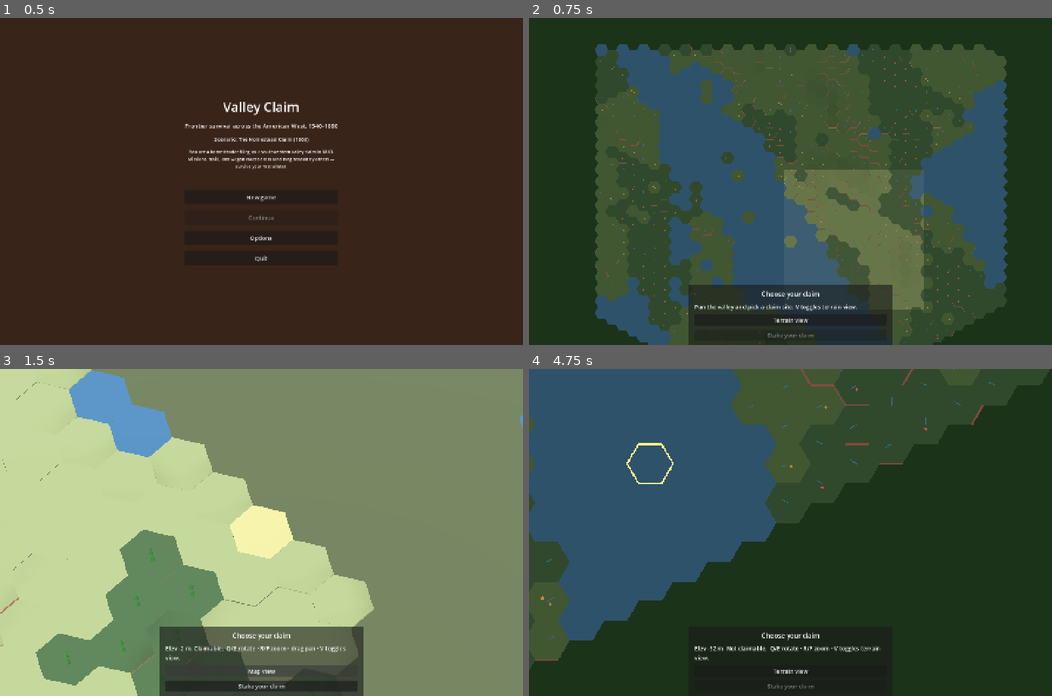
Above: before the commit, frames 1-4 (two rows, left to right).
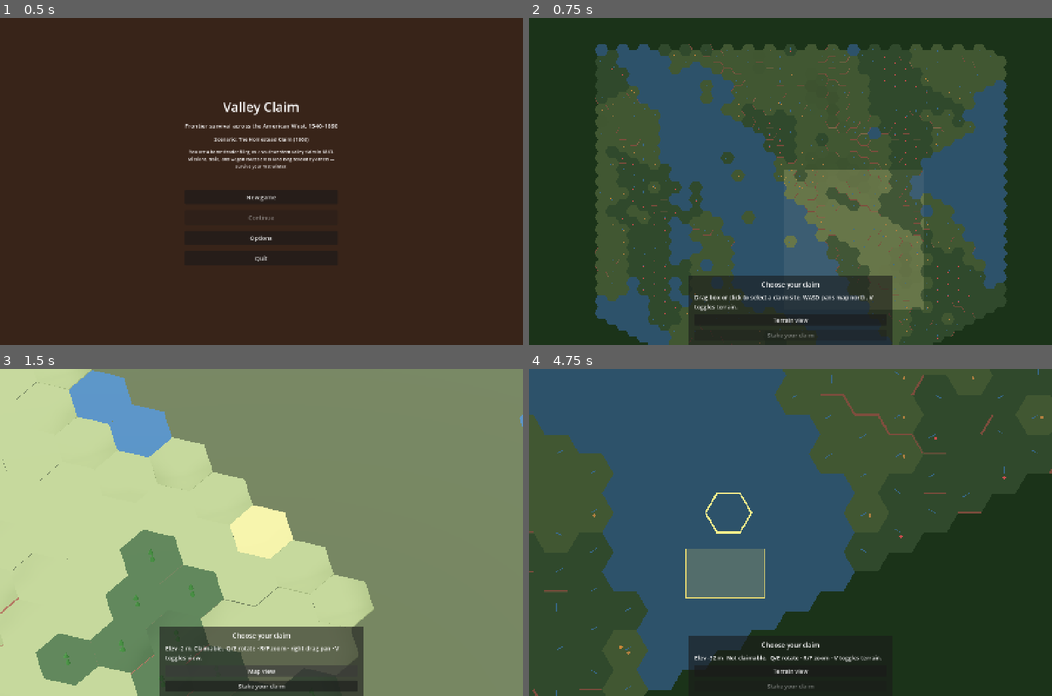
Above: after the commit, the same moments.

Repository: DecisionNerd/godot-hex-sim-1
Game: Godot game, scene res://scenes/start.tscn
Two runs of this game, one before a commit and one after it. Both use one fixed random seed, a clock stepped at 60 frames per second and the inputs below.
Inputs (mouse positions are in pixels of both pictures, inside the frame that each line leads up to):
- Up to frame 1 (0.5 s): no input
- Up to frame 2 (0.75 s): click "New game" at 0.5 s
- Up to frame 3 (1.5 s): click "Terrain view" at 1.25 s
- Up to frame 4 (4.75 s): click "Map view" at 2 s; click "Stake your claim" at 2.75 s; tap Enter at 3.5 s; move the mouse to (905, 516) at 3.52 s; hold D (move_right) 3.53-4.25 s; hold Space (end_turn) 3.53-4.25 s; click (905, 516) at 3.67 s; drag from (685, 548) to (764, 597) at 4.27 s

Frame 1 is identical in both runs. In frame 2, 1.8% of the frame differs, in the area x 30-70%, y 78-90%; in frame 3, 0.2%; in frame 4, 29%, in the area x 0-100%, y 0-100%.

Commit message:
Refactor selection mechanics and UI interactions in game and settlement scripts. Introduce multi-hex selection with a marquee for improved user experience. Update plot overlay and terrain view to support multiple selected hexes, enhancing gameplay functionality and visual feedback.

Diff:
--- a/scripts/game/game.gd
+++ b/scripts/game/game.gd
@@ -39,13 +39,15 @@
 @onready var game_over_panel: PanelContainer = $UI/GameOverPanel
 
 var selected_hex: Vector2i = Vector2i.ZERO
+var selected_hexes: Array[Vector2i] = []
 var view_mode: ViewMode = ViewMode.MAP
 var _ui_update_queued := false
 var _overlay_refresh_queued := false
-var _pointer_dragging := false
-var _pointer_panned := false
+var _select_dragging := false
+var _pan_dragging := false
 var _pointer_press_screen := Vector2.ZERO
 var _drag_last_screen := Vector2.ZERO
+var _marquee: Control
 const MIN_ZOOM := 0.05
 const MAX_ZOOM := 1.6
 const TERRAIN_MIN_ZOOM := 0.35
@@ -68,17 +70,25 @@
 	TurnManager.begin_game_scene()
 	SceneRouter.entering_new_game = false
 	selected_hex = GameState.home_hex
+	selected_hexes = [selected_hex]
 	plot_overlay.setup(tile_map, camera)
-	plot_overlay.set_selected(selected_hex)
+	plot_overlay.set_selected_hexes(selected_hexes)
 	terrain_view.setup(camera)
 	terrain_view.set_map_rotation(map_rotation_deg)
-	terrain_view.set_selected(selected_hex)
+	terrain_view.set_selected_hexes(selected_hexes)
 	map_renderer.setup(tile_map, camera)
 	camera.position = GameState.map_to_world(selected_hex)
 	_set_zoom(_default_camera_zoom())
 	_apply_view_mode()
 	_refresh_game_over_ui()
-	_request_ui_update(true)
+	_setup_selection_marquee()
+	_request_ui_update(true)
+
+
+func _setup_selection_marquee() -> void:
+	_marquee = preload("res://scripts/ui/selection_marquee.gd").new()
+	$UI.add_child(_marquee)
+	_marquee.z_index = 50
 
 
 func _process(delta: float) -> void:
@@ -86,14 +96,14 @@
 		return
 	var pan := Input.get_vector(&"move_left", &"move_right", &"move_up", &"move_down")
 	if pan != Vector2.ZERO:
-		_pan_camera(pan.rotated(camera.rotation) * PAN_SPEED * delta)
-	if _pointer_dragging:
+		_pan_camera_world(pan * PAN_SPEED * delta)
+	if _pan_dragging:
 		var screen_pos := get_viewport().get_mouse_position()
-		if not _pointer_panned and screen_pos.distance_to(_pointer_press_screen) >= DRAG_THRESHOLD:
-			_pointer_panned = true
-		if _pointer_panned:
-			_pan_camera(screen_pos - _drag_last_screen)
+		_pan_camera_screen(screen_pos - _drag_last_screen)
 		_drag_last_screen = screen_pos
+	if _select_dragging:
+		var screen_pos := get_viewport().get_mouse_position()
+		_marquee.set_marquee(_pointer_press_screen, screen_pos)
 
 
 func _exit_tree() -> void:
@@ -247,16 +257,16 @@
 	if event is InputEventMouseButton:
 		var mouse_event := event as InputEventMouseButton
 		if not mouse_event.pressed:
-			if mouse_event.button_index == MOUSE_BUTTON_LEFT and _pointer_dragging and not _pointer_panned:
-				_try_select_at_mouse()
-			_pointer_dragging = false
-			_pointer_panned = false
+			if mouse_event.button_index == MOUSE_BUTTON_LEFT and _select_dragging:
+				_finish_select_drag()
+			if mouse_event.button_index in [MOUSE_BUTTON_MIDDLE, MOUSE_BUTTON_RIGHT]:
+				_pan_dragging = false
 	if _is_pointer_over_ui():
 		return
 	if event is InputEventMouseButton:
 		_handle_mouse_button(event as InputEventMouseButton)
 	elif event is InputEventPanGesture:
-		_pan_camera(-(event as InputEventPanGesture).delta)
+		_pan_camera_screen(-(event as InputEventPanGesture).delta)
 		get_viewport().set_input_as_handled()
 
 
@@ -270,13 +280,26 @@
 
 func _handle_mouse_button(mouse_event: InputEventMouseButton) -> void:
 	match mouse_event.button_index:
-		MOUSE_BUTTON_LEFT, MOUSE_BUTTON_MIDDLE, MOUSE_BUTTON_RIGHT:
+		MOUSE_BUTTON_LEFT:
 			if mouse_event.pressed:
-				_pointer_dragging = true
-				_pointer_panned = false
+				_select_dragging = true
 				_pointer_press_screen = get_viewport().get_mouse_position()
-				_drag_last_screen = _pointer_press_screen
 			get_viewport().set_input_as_handled()
+		MOUSE_BUTTON_MIDDLE, MOUSE_BUTTON_RIGHT:
+			if mouse_event.pressed:
+				_pan_dragging = true
+				_drag_last_screen = get_viewport().get_mouse_position()
+			get_viewport().set_input_as_handled()
+
+
+func _finish_select_drag() -> void:
+	_select_dragging = false
+	_marquee.clear_marquee()
+	var release_pos := get_viewport().get_mouse_position()
+	if release_pos.distance_to(_pointer_press_screen) < DRAG_THRESHOLD:
+		_try_select_at_mouse()
+		return
+	_select_hexes_in_screen_rect(Rect2(_pointer_press_screen, release_pos - _pointer_press_screen))
 
 
 func _is_pointer_over_ui() -> bool:
@@ -307,10 +330,17 @@
 	return 1.0
 
 
-func _pan_camera(screen_offset: Vector2) -> void:
+func _pan_camera_screen(screen_offset: Vector2) -> void:
 	if screen_offset == Vector2.ZERO:
 		return
 	camera.position += screen_offset.rotated(camera.rotation) / camera.zoom.x
+	_refresh_world_view()
+
+
+func _pan_camera_world(world_offset: Vector2) -> void:
+	if world_offset == Vector2.ZERO:
+		return
+	camera.position += world_offset / camera.zoom.x
 	_refresh_world_view()
 
 
@@ -383,24 +413,67 @@
 	return HexGrid.local_to_map(world_pos)
 
 
+func _set_selection(hexes: Array[Vector2i]) -> void:
+	selected_hexes = hexes
+	selected_hex = hexes[0] if hexes.size() > 0 else Vector2i.ZERO
+	plot_overlay.set_selected_hexes(selected_hexes)
+	terrain_view.set_selected_hexes(selected_hexes)
+	_request_ui_update()
+
+
+func _hex_world_position(coords: Vector2i) -> Vector2:
+	if view_mode == ViewMode.TERRAIN:
+		return TerrainLayout.planar_position(coords)
+	return GameState.map_to_world(coords)
+
+
+func _screen_rect_to_world(screen_rect: Rect2) -> Rect2:
+	var inv := get_viewport().get_canvas_transform().affine_inverse()
+	var a: Vector2 = inv * screen_rect.position
+	var b: Vector2 = inv * screen_rect.end
+	return Rect2(Vector2(minf(a.x, b.x), minf(a.y, b.y)), Vector2(absf(b.x - a.x), absf(b.y - a.y)))
+
+
+func _select_hexes_in_screen_rect(screen_rect: Rect2) -> void:
+	if GameState.hex_sim == null:
+		return
+	var world_rect := _screen_rect_to_world(screen_rect)
+	var found: Array[Vector2i] = []
+	for coords in GameState.hex_sim.hexes:
+		if world_rect.has_point(_hex_world_position(coords)):
+			found.append(coords)
+	if found.is_empty():
+		hint_label.text = "No hexes in that area."
+		return
+	_set_selection(found)
+
+
 func _try_select_at_mouse() -> void:
 	var target := _mouse_map_coords()
 	if target == Vector2i(999999, 999999) or not GameState.hex_sim.hexes.has(target):
 		hint_label.text = "Click a hex in the valley."
 		return
-	selected_hex = target
-	plot_overlay.set_selected(target)
-	terrain_view.set_selected(target)
-	_request_ui_update()
+	_set_selection([target])
 
 
 func _assign(type: String, crop_id: String = "") -> void:
-	var result: String = GameState.assign_order(selected_hex, type, crop_id)
-	if result != "ok":
-		hint_label.text = result
-	else:
-		var label := GameState.order_label(selected_hex)
-		hint_label.text = "Marked this hex: %s. Press Work day to send labor." % label
+	if selected_hexes.is_empty():
+		hint_label.text = "Select hexes first (click or drag a box)."
+		return
+	var ok_count := 0
+	var last_error := ""
+	for coords in selected_hexes:
+		var result: String = GameState.assign_order(coords, type, crop_id)
+		if result == "ok":
+			ok_count += 1
+		else:
+			last_error = result
+	if ok_count == 0:
+		hint_label.text = last_error if not last_error.is_empty() else "Could not assign chore."
+	elif ok_count == 1:
+		hint_label.text = "Marked 1 hex. Press Work day to send labor."
+	else:
+		hint_label.text = "Marked %d hexes. Press Work day to send labor." % ok_count
 	_request_ui_update(true)
 
 
@@ -425,17 +498,33 @@
 
 
 func _on_clear_wood() -> void:
-	if GameState.can_clear_wood(selected_hex):
-		var result := GameState.try_chop_firewood(selected_hex)
-		hint_label.text = "Chopped firewood." if result == "ok" else result
-	else:
-		_assign("field")
+	var chopped := 0
+	for coords in selected_hexes:
+		if GameState.can_clear_wood(coords):
+			if GameState.try_chop_firewood(coords) == "ok":
+				chopped += 1
+	if chopped > 0:
+		hint_label.text = "Chopped firewood on %d hex." % chopped if chopped == 1 else "Chopped firewood on %d hexes." % chopped
+		_request_ui_update(true)
+		return
+	_assign("field")
 
 
 func _on_cancel_order() -> void:
-	if GameState.cancel_order(selected_hex):
-		hint_label.text = "Removed hex from work zone."
-	_request_ui_update(true)
+	var removed := 0
+	for coords in selected_hexes:
+		if GameState.cancel_order(coords):
+			removed += 1
+	if removed > 0:
+		hint_label.text = "Removed chore from %d hex." % removed if removed == 1 else "Removed chores from %d hexes." % removed
+	_request_ui_update(true)
+
+
+func _selection_has_order() -> bool:
+	for coords in selected_hexes:
+		if GameState.has_order(coords):
+			return true
+	return false
 
 
 func _on_work_day() -> void:
@@ -502,14 +591,14 @@
 			return "Out of labor today — end the day. Q/E rotate · R/F zoom."
 		if GameState.has_order(selected_hex):
 			return "Chore marked on selected hex. Q/E rotate · R/F zoom · drag pan."
-		return "Click a hex, assign a chore below. Q/E rotate · R/F zoom · drag pan · V map."
+		return "Click hexes or drag a box to select. Q/E rotate · R/F zoom · right-drag pan · V map."
 	if GameState.has_pending_orders():
 		if GameState.labor_pool > 0:
 			return "Work day spends labor on chores; end the day to advance the calendar."
 		return "Out of labor today — end the day."
 	if GameState.needs_attention():
 		return "Gather or harvest is ready. Select the hex, then assign a chore."
-	return "Select hex · assign chores · Work day. WASD/drag pan · Q/E rotate · R/F zoom · V terrain."
+	return "Drag box or click to select · assign chores · Work day. WASD pan (map north) · right-drag · Q/E · R/F · V."
 
 
 func _update_log() -> void:
@@ -542,7 +631,10 @@
 	season_label.text = GameState.calendar_label(TurnManager.turn_number)
 	resources_label.text = GameState.resources_summary() + " · " + GameState.weather_name()
 	family_label.text = GameState.family_summary() + " · " + GameState.holdings_summary()
-	plot_title_label.text = "Claim hex (%d, %d)" % [selected_hex.x, selected_hex.y]
+	if selected_hexes.size() > 1:
+		plot_title_label.text = "%d hexes selected" % selected_hexes.size()
+	else:
+		plot_title_label.text = "Claim hex (%d, %d)" % [selected_hex.x, selected_hex.y]
 	plot_label.text = _plot_label_text()
 	actions_label.text = "Labor today %d / %d · Chores: %d" % [
 		GameState.labor_pool,
@@ -574,7 +666,7 @@
 	harvest_btn.disabled = not live
 	claim_btn.disabled = not live
 	clear_wood_btn.disabled = not live
-	cancel_btn.disabled = not live or not GameState.has_order(selected_hex)
+	cancel_btn.disabled = not live or not _selection_has_order()
 	work_day_btn.disabled = not live or not GameState.has_pending_orders() or GameState.labor_pool <= 0
 	end_day_btn.disabled = GameState.game_lost
 	skip_week_btn.disabled = GameState.game_lost
@@ -590,6 +682,8 @@
 
 func _plot_label_text() -> String:
 	var text: String = GameState.hex_status(selected_hex)
+	if selected_hexes.size() > 1:
+		text += "\n(%d hexes in selection — details for active hex)" % selected_hexes.size()
 	if GameState.has_order(selected_hex):
 		text += "\nChore: %s" % GameState.order_label(selected_hex)
 	var hex = GameState.get_hex(selected_hex)
--- a/scripts/game/settlement.gd
+++ b/scripts/game/settlement.gd
@@ -16,11 +16,13 @@
 @onready var title_label: Label = $UI/Panel/Margin/VBox/TitleLabel
 
 var selected_hex: Vector2i = Vector2i(999999, 999999)
+var selected_hexes: Array[Vector2i] = []
 var view_mode: ViewMode = ViewMode.MAP
-var _pointer_dragging := false
-var _pointer_panned := false
+var _select_dragging := false
+var _pan_dragging := false
 var _pointer_press_screen := Vector2.ZERO
 var _drag_last_screen := Vector2.ZERO
+var _marquee: Control
 const MIN_ZOOM := 0.05
 const MAX_ZOOM := 1.6
 const TERRAIN_MIN_ZOOM := 0.35
@@ -47,20 +49,27 @@
 	confirm_btn.pressed.connect(_on_confirm)
 	view_toggle_btn.pressed.connect(_on_toggle_view)
 	title_label.text = GameState.scenario_settlement_title()
+	_setup_selection_marquee()
 	_update_hint()
+
+
+func _setup_selection_marquee() -> void:
+	_marquee = preload("res://scripts/ui/selection_marquee.gd").new()
+	$UI.add_child(_marquee)
+	_marquee.z_index = 50
 
 
 func _process(delta: float) -> void:
 	var pan := Input.get_vector(&"move_left", &"move_right", &"move_up", &"move_down")
 	if pan != Vector2.ZERO:
-		_pan_camera(pan.rotated(camera.rotation) * PAN_SPEED * delta)
-	if _pointer_dragging:
+		_pan_camera_world(pan * PAN_SPEED * delta)
+	if _pan_dragging:
 		var screen_pos := get_viewport().get_mouse_position()
-		if not _pointer_panned and screen_pos.distance_to(_pointer_press_screen) >= DRAG_THRESHOLD:
-			_pointer_panned = true
-		if _pointer_panned:
-			_pan_camera(screen_pos - _drag_last_screen)
+		_pan_camera_screen(screen_pos - _drag_last_screen)
 		_drag_last_screen = screen_pos
+	if _select_dragging:
+		var screen_pos := get_viewport().get_mouse_position()
+		_marquee.set_marquee(_pointer_press_screen, screen_pos)
 
 
 func _unhandled_input(event: InputEvent) -> void:
@@ -96,15 +105,36 @@
 	if event is InputEventMouseButton:
 		var mouse_event := event as InputEventMouseButton
 		if not mouse_event.pressed:
-			if mouse_event.button_index == MOUSE_BUTTON_LEFT and _pointer_dragging and not _pointer_panned:
-				_try_select_at_mouse()
-			_pointer_dragging = false
-			_pointer_panned = false
+			if mouse_event.button_index == MOUSE_BUTTON_LEFT and _select_dragging:
+				_finish_select_drag()
+			if mouse_event.button_index in [MOUSE_BUTTON_MIDDLE, MOUSE_BUTTON_RIGHT]:
+				_pan_dragging = false
 	if event is InputEventMouseButton:
 		_handle_mouse_button(event as InputEventMouseButton)
 	elif event is InputEventPanGesture:
-		_pan_camera(-(event as InputEventPanGesture).delta)
-
+		_pan_camera_screen(-(event as InputEventPanGesture).delta)
+
+
+func _handle_mouse_button(mouse_event: InputEventMouseButton) -> void:
+	match mouse_event.button_index:
+		MOUSE_BUTTON_LEFT:
+			if mouse_event.pressed:
+				_select_dragging = true
+				_pointer_press_screen = get_viewport().get_mouse_position()
+		MOUSE_BUTTON_MIDDLE, MOUSE_BUTTON_RIGHT:
+			if mouse_event.pressed:
+				_pan_dragging = true
+				_drag_last_screen = get_viewport().get_mouse_position()
+
+
+func _finish_select_drag() -> void:
+	_select_dragging = false
+	_marquee.clear_marquee()
+	var release_pos := get_viewport().get_mouse_position()
+	if release_pos.distance_to(_pointer_press_screen) < DRAG_THRESHOLD:
+		_try_select_at_mouse()
+		return
+	_select_hexes_in_screen_rect(Rect2(_pointer_press_screen, release_pos - _pointer_press_screen))
 
 func _apply_wheel_zoom(mouse_event: InputEventMouseButton) -> void:
 	var factor := maxf(mouse_event.factor, 1.0)
@@ -114,14 +144,45 @@
 		_set_zoom(camera.zoom.x / pow(1.12, factor))
 
 
-func _handle_mouse_button(mouse_event: InputEventMouseButton) -> void:
-	match mouse_event.button_index:
-		MOUSE_BUTTON_LEFT, MOUSE_BUTTON_MIDDLE, MOUSE_BUTTON_RIGHT:
-			if mouse_event.pressed:
-				_pointer_dragging = true
-				_pointer_panned = false
-				_pointer_press_screen = get_viewport().get_mouse_position()
-				_drag_last_screen = _pointer_press_screen
+func _set_selection(hexes: Array[Vector2i]) -> void:
+	selected_hexes = hexes
+	selected_hex = Vector2i(999999, 999999)
+	for coords in hexes:
+		if GameState.is_settleable(coords):
+			selected_hex = coords
+			break
+	if selected_hex == Vector2i(999999, 999999) and hexes.size() > 0:
+		selected_hex = hexes[0]
+	plot_overlay.set_selected_hexes(hexes)
+	terrain_view.set_selected_hexes(hexes)
+	_refresh_views()
+	_update_hint()
+
+
+func _hex_world_position(coords: Vector2i) -> Vector2:
+	if view_mode == ViewMode.TERRAIN:
+		return TerrainLayout.planar_position(coords)
+	return GameState.map_to_world(coords)
+
+
+func _screen_rect_to_world(screen_rect: Rect2) -> Rect2:
+	var inv := get_viewport().get_canvas_transform().affine_inverse()
+	var a: Vector2 = inv * screen_rect.position
+	var b: Vector2 = inv * screen_rect.end
+	return Rect2(Vector2(minf(a.x, b.x), minf(a.y, b.y)), Vector2(absf(b.x - a.x), absf(b.y - a.y)))
+
+
+func _select_hexes_in_screen_rect(screen_rect: Rect2) -> void:
+	if GameState.hex_sim == null:
+		return
+	var world_rect := _screen_rect_to_world(screen_rect)
+	var found: Array[Vector2i] = []
+	for coords in GameState.hex_sim.hexes:
+		if world_rect.has_point(_hex_world_position(coords)):
+			found.append(coords)
+	if found.is_empty():
+		return
+	_set_selection(found)
 
 
 func _focus_hex_for_view() -> Vector2i:
@@ -183,11 +244,7 @@
 	var target := _mouse_map_coords()
 	if target == Vector2i(999999, 999999) or not GameState.hex_sim.hexes.has(target):
 		return
-	selected_hex = target
-	plot_overlay.set_selected(target)
-	terrain_view.set_selected(target)
-	_refresh_views()
-	_update_hint()
+	_set_selection([target])
 
 
 func _on_confirm() -> void:
@@ -204,12 +261,12 @@
 func _update_hint() -> void:
 	if view_mode == ViewMode.TERRAIN:
 		if selected_hex == Vector2i(999999, 999999):
-			hint_label.text = "Q/E rotate · R/F zoom · drag pan · click a hex to claim. V returns to map."
+			hint_label.text = "Drag box or click to select · Q/E rotate · R/F zoom · right-drag pan · V map."
 			confirm_btn.disabled = true
 			return
 	else:
 		if selected_hex == Vector2i(999999, 999999):
-			hint_label.text = "Pan the valley and pick a claim site. V toggles terrain view."
+			hint_label.text = "Drag box or click to select a claim site. WASD pans map north. V toggles terrain."
 			confirm_btn.disabled = true
 			return
 	var hex = GameState.get_hex(selected_hex)
@@ -217,7 +274,7 @@
 		confirm_btn.disabled = true
 		return
 	var near_water := "Near freshwater." if hex.is_riparian or hex.is_spring else ""
-	var controls := "Q/E rotate · R/F zoom · drag pan · V toggles view." if view_mode == ViewMode.TERRAIN else "Q/E rotate · R/F zoom · V toggles terrain view."
+	var controls := "Q/E rotate · R/F zoom · right-drag pan · V toggles view." if view_mode == ViewMode.TERRAIN else "Q/E rotate · R/F zoom · V toggles terrain."
 	hint_label.text = "Elev %.0f m. %s %s %s" % [
 		hex.elevation,
 		"Claimable." if GameState.is_settleable(selected_hex) else "Not claimable.",
@@ -240,10 +297,17 @@
 	_refresh_views()
 
 
-func _pan_camera(screen_offset: Vector2) -> void:
+func _pan_camera_screen(screen_offset: Vector2) -> void:
 	if screen_offset == Vector2.ZERO:
 		return
 	camera.position += screen_offset.rotated(camera.rotation) / camera.zoom.x
+	_refresh_views()
+
+
+func _pan_camera_world(world_offset: Vector2) -> void:
+	if world_offset == Vector2.ZERO:
+		return
+	camera.position += world_offset / camera.zoom.x
 	_refresh_views()
 
 
--- a/scripts/render/plot_overlay.gd
+++ b/scripts/render/plot_overlay.gd
@@ -4,6 +4,7 @@
 const WestTheme = preload("res://scripts/theme/west_theme.gd")
 
 var selected_hex: Vector2i = Vector2i(999999, 999999)
+var selected_hexes: Array[Vector2i] = []
 var _hex_view: bool = true
 var _font: Font
 var _camera: Camera2D
@@ -21,7 +22,15 @@
 
 
 func set_selected(coords: Vector2i) -> void:
-	selected_hex = coords
+	set_selected_hexes([coords])
+
+
+func set_selected_hexes(hexes: Array[Vector2i]) -> void:
+	selected_hexes = hexes
+	if hexes.size() > 0:
+		selected_hex = hexes[0]
+	else:
+		selected_hex = Vector2i(999999, 999999)
 	queue_redraw()
 
 
@@ -45,8 +54,8 @@
 		_draw_hex(coords)
 	for coords in GameState.structures:
 		_draw_structure(coords, GameState.structures[coords])
-	if selected_hex != Vector2i(999999, 999999):
-		_draw_selection(selected_hex)
+	for coords in selected_hexes:
+		_draw_selection(coords)
 
 
 func _draw_hex(coords: Vector2i) -> void:
--- a/scripts/render/terrain_view.gd
+++ b/scripts/render/terrain_view.gd
@@ -6,12 +6,14 @@
 const WestTheme = preload("res://scripts/theme/west_theme.gd")
 
 var selected_hex: Vector2i = Vector2i(999999, 999999)
+var selected_hexes: Array[Vector2i] = []
 
 var _camera_2d: Camera2D
 var _camera_3d: Camera3D
 var _terrain_mesh: MeshInstance3D
 var _features_root: Node3D
-var _selection_mesh: MeshInstance3D
+var _selection_root: Node3D
+var _selection_material: StandardMaterial3D
 var _active := false
 var _map_rotation_deg := 0.0
 
@@ -36,7 +38,15 @@
 
 
 func set_selected(coords: Vector2i) -> void:
-	selected_hex = coords
+	set_selected_hexes([coords])
+
+
+func set_selected_hexes(hexes: Array[Vector2i]) -> void:
+	selected_hexes = hexes
+	if hexes.size() > 0:
+		selected_hex = hexes[0]
+	else:
+		selected_hex = Vector2i(999999, 999999)
 	_update_selection()
 
 
@@ -153,16 +163,15 @@
 	_features_root.name = "Features"
 	add_child(_features_root)
 
-	_selection_mesh = MeshInstance3D.new()
-	_selection_mesh.name = "Selection"
-	var selection_mat := StandardMaterial3D.new()
-	selection_mat.shading_mode = BaseMaterial3D.SHADING_MODE_UNSHADED
-	selection_mat.albedo_color = WestTheme.COLOR_SELECT
-	selection_mat.transparency = BaseMaterial3D.TRANSPARENCY_ALPHA
-	selection_mat.albedo_color.a = 0.85
-	selection_mat.cull_mode = BaseMaterial3D.CULL_DISABLED
-	_selection_mesh.material_override = selection_mat
-	add_child(_selection_mesh)
+	_selection_root = Node3D.new()
+	_selection_root.name = "Selection"
+	_selection_material = StandardMaterial3D.new()
+	_selection_material.shading_mode = BaseMaterial3D.SHADING_MODE_UNSHADED
+	_selection_material.albedo_color = WestTheme.COLOR_SELECT
+	_selection_material.transparency = BaseMaterial3D.TRANSPARENCY_ALPHA
+	_selection_material.albedo_color.a = 0.85
+	_selection_material.cull_mode = BaseMaterial3D.CULL_DISABLED
+	add_child(_selection_root)
 
 
 func _visible_coords() -> Array[Vector2i]:
@@ -275,15 +284,18 @@
 
 
 func _update_selection() -> void:
-	if selected_hex == Vector2i(999999, 999999) or not GameState.hex_sim.hexes.has(selected_hex):
-		_selection_mesh.mesh = null
-		return
-	var hex: HexState = GameState.get_hex(selected_hex)
-	if hex == null:
-		_selection_mesh.mesh = null
-		return
-	_selection_mesh.mesh = _build_selection_mesh(selected_hex, hex)
-	_selection_mesh.position = Vector3.ZERO
+	for child in _selection_root.get_children():
+		child.queue_free()
+	for coords in selected_hexes:
+		if not GameState.hex_sim.hexes.has(coords):
+			continue
+		var hex: HexState = GameState.get_hex(coords)
+		if hex == null:
+			continue
+		var mesh_inst := MeshInstance3D.new()
+		mesh_inst.mesh = _build_selection_mesh(coords, hex)
+		mesh_inst.material_override = _selection_material
+		_selection_root.add_child(mesh_inst)
 
 
 func _build_selection_mesh(coords: Vector2i, hex: HexState) -> ArrayMesh:
--- /dev/null
+++ b/scripts/ui/selection_marquee.gd
@@ -0,0 +1,34 @@
+extends Control
+
+var marquee_rect := Rect2()
+
+
+func _ready() -> void:
+	mouse_filter = Control.MOUSE_FILTER_IGNORE
+	set_anchors_and_offsets_preset(Control.PRESET_FULL_RECT)
+
+
+func set_marquee(from_screen: Vector2, to_screen: Vector2) -> void:
+	marquee_rect = Rect2(from_screen, to_screen - from_screen)
+	queue_redraw()
+
+
+func clear_marquee() -> void:
+	marquee_rect = Rect2()
+	queue_redraw()
+
+
+func _draw() -> void:
+	if marquee_rect.size.length_squared() < 4.0:
+		return
+	var rect := marquee_rect
+	var pos := rect.position
+	var size := rect.size
+	if size.x < 0.0:
+		pos.x += size.x
+		size.x = absf(size.x)
+	if size.y < 0.0:
+		pos.y += size.y
+		size.y = absf(size.y)
+	draw_rect(Rect2(pos, size), Color(1.0, 0.92, 0.45, 0.18), true)
+	draw_rect(Rect2(pos, size), Color(1.0, 0.92, 0.45, 0.9), false, 2.0)
Not shown, added: scripts/ui/selection_marquee.gd.uid
